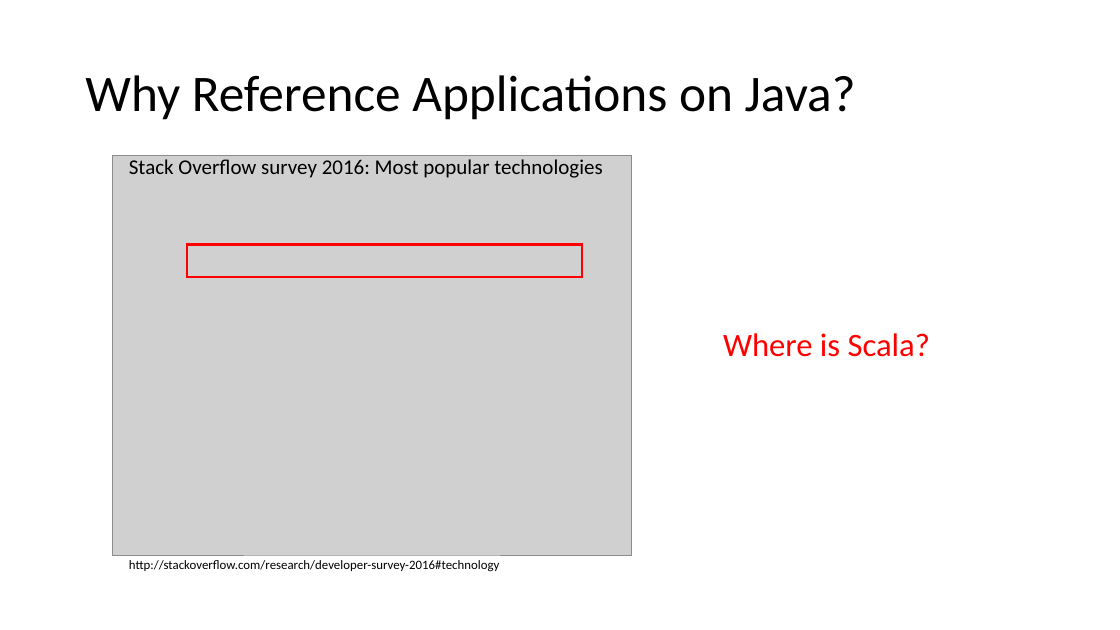
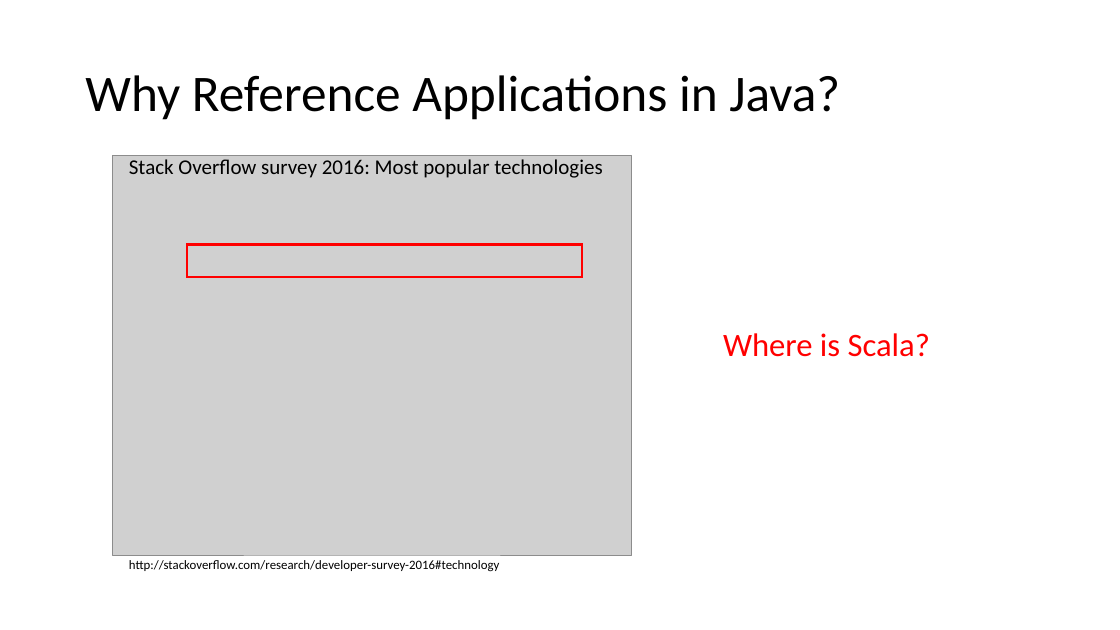
Before and after one commit to tashoyan/spark-summit-2016, a slide deck: slide 1 of Reference Applications on Java.pptx. Drawn at 1120x630 pixels with LibreOffice and Linux fonts; fonts in the diff are those of the drawing; grey boxes stand for pictures. Boxes give left, top, right and bottom in pixels: in the first picture for what was removed or moved away, otherwise in the second. Text is boxed around its words. In the diff, an @@ line names an element or a change of style, - is before the commit and + after.

```diff
--- a/Reference Applications on Java.pptx
+++ b/Reference Applications on Java.pptx
@@ title at (x1=85, y1=75, x2=840, y2=120): text changed @@
-Why Reference Applications on Java?
+Why Reference Applications in Java?
```
Also in this commit, not shown: 3 other slides changed.
